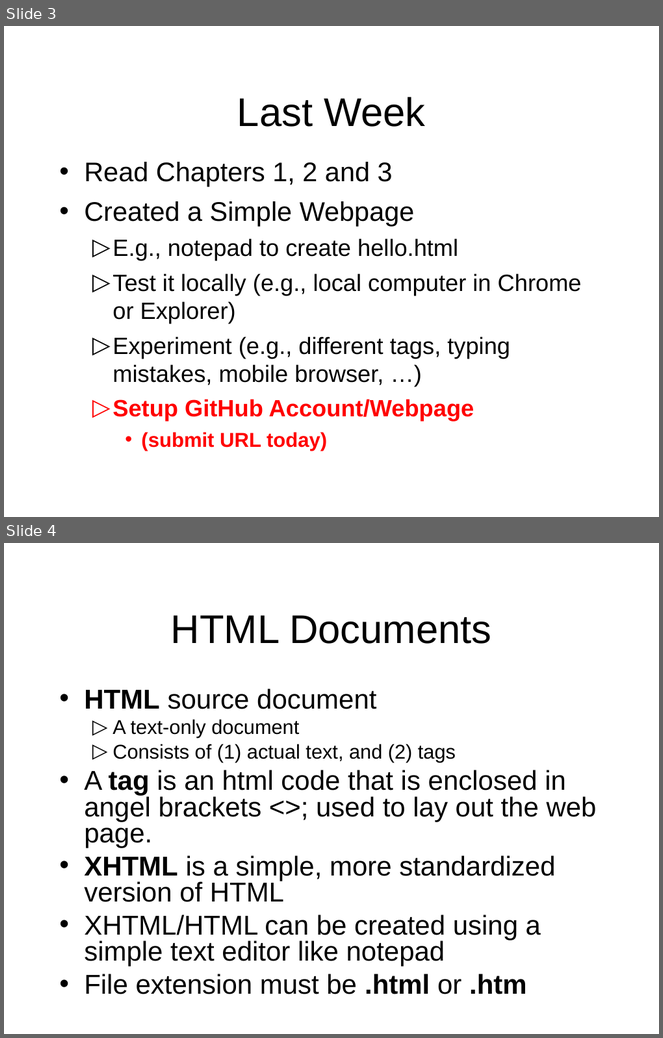
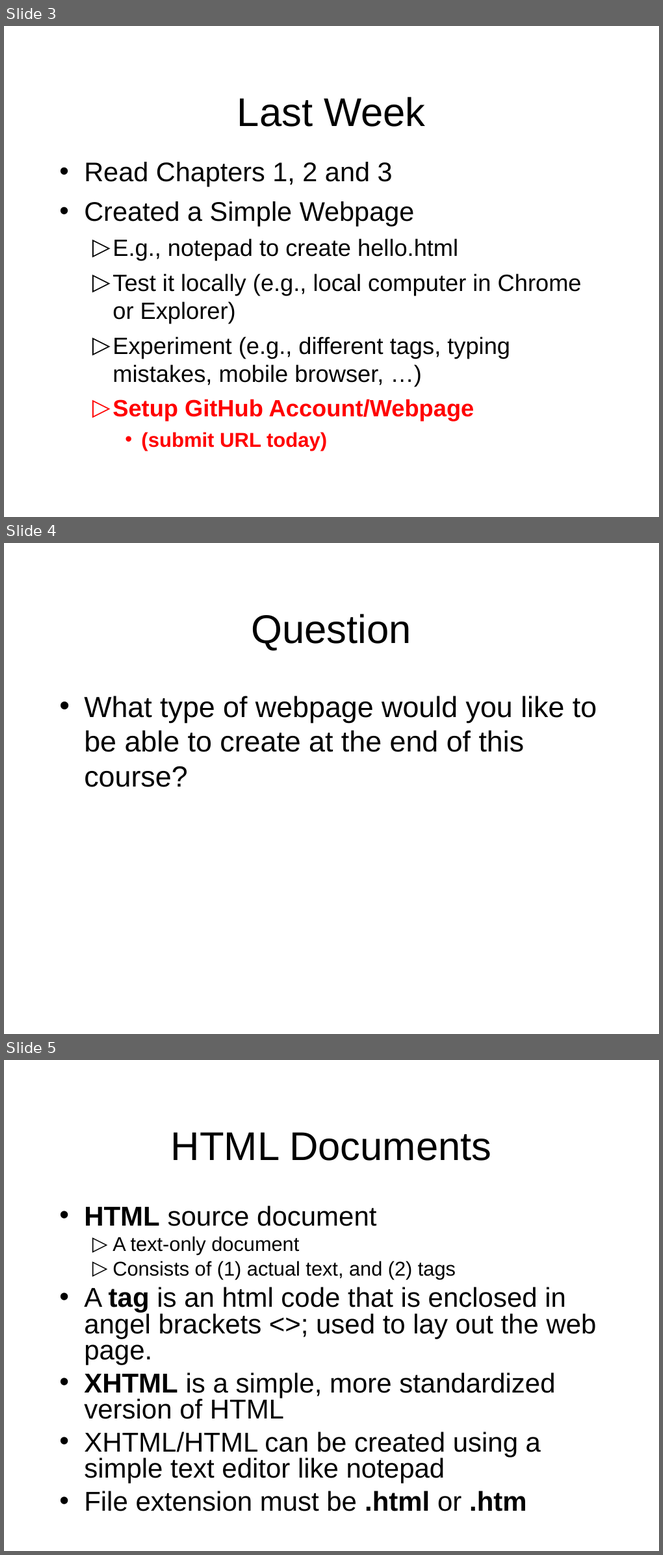
Before and after one commit to octaviordz/zjnu2017.github.io, a slide deck: WAD/lectures/020--HTML.Fundamentals.ppt. Shown one above the other, each under a label of ours: slides 3 and 4 before the commit, slides 3, 4 and 5 after it. The pictures are 663x1038 and 663x1555 pixels, drawn with LibreOffice and Linux fonts; fonts in the diff are those of the drawing. Boxes give left, top, right and bottom in pixels: in the first picture for what was removed or moved away, otherwise in the second. Text is boxed around its words. In the diff, an @@ line names an element or a change of style, - is before the commit and + after.

Commit message:
Crucial question.

```diff
--- a/WAD/lectures/020--HTML.Fundamentals.ppt
+++ b/WAD/lectures/020--HTML.Fundamentals.ppt
@@ slide 4 added at (x1=4, y1=543, x2=659, y2=1034), background #FFFFFF @@
@@ title added at (x1=252, y1=614, x2=412, y2=651), 44 pt, text #000000 @@
+Question
@@ text added at (x1=84, y1=696, x2=597, y2=787), 32 pt, text #000000 @@
+• What type of webpage would you like to be able to create at the end of this course?
@@ what was slide 4 is now slide 5 @@
```
